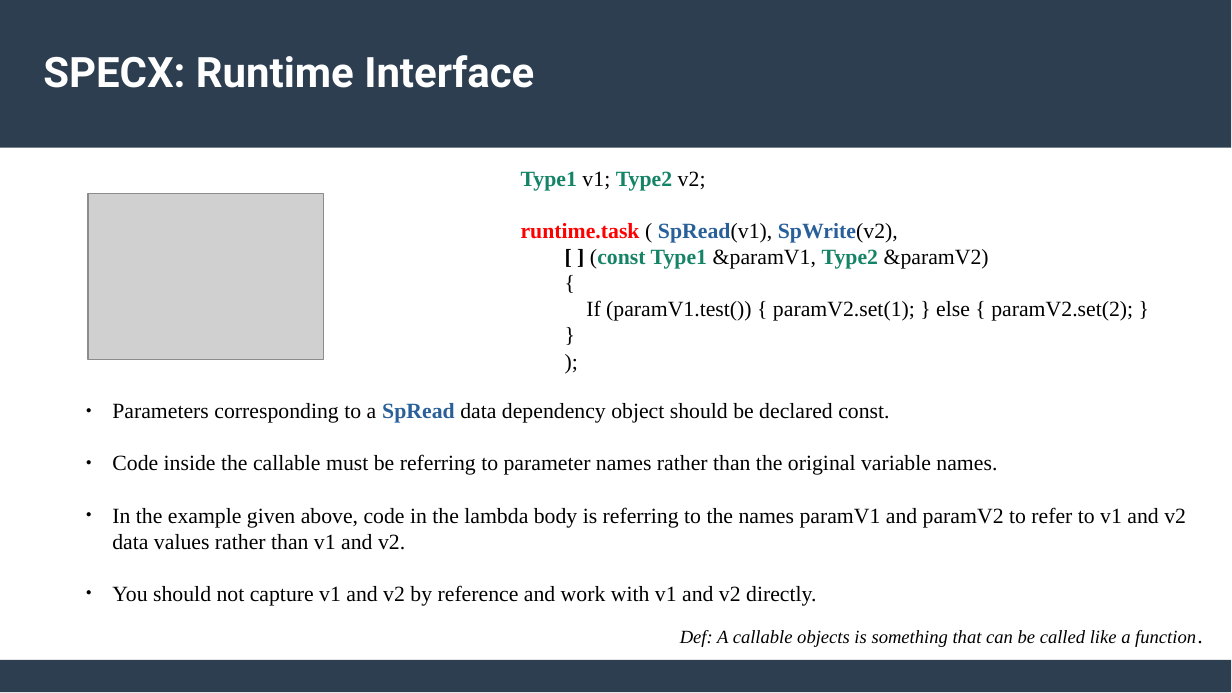
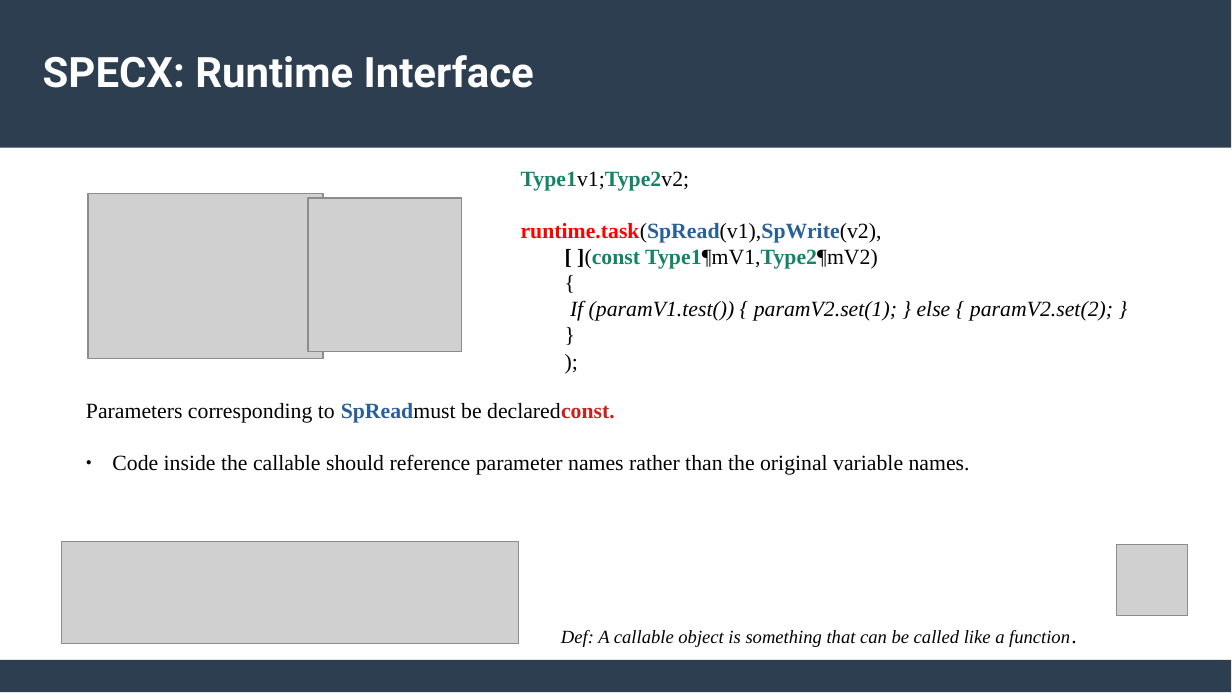
Before and after one commit to feelpp/parallel-programming, a slide deck: slide 7 of docs/modules/ROOT/assets/attachments/Session6_ParallelProgramming_Specx.pptx (slide 8 before the commit). Drawn at 1232x693 pixels with LibreOffice and Linux fonts; fonts in the diff are those of the drawing; grey boxes stand for pictures. Boxes give left, top, right and bottom in pixels: in the first picture for what was removed or moved away, otherwise in the second. Text is boxed around its words. In the diff, an @@ line names an element or a change of style, - is before the commit and + after.

```diff
--- a/docs/modules/ROOT/assets/attachments/Session6_ParallelProgramming_Specx.pptx
+++ b/docs/modules/ROOT/assets/attachments/Session6_ParallelProgramming_Specx.pptx
@@ text at (521, 171, 882, 269): text changed @@
-Type1 v1; Type2 v2;
-runtime.task ( SpRead(v1), SpWrite(v2),
-[ ] (const Type1 &paramV1, Type2 &paramV2)
+Type1v1;Type2v2;
+runtime.task(SpRead(v1),SpWrite(v2),
+[ ](const Type1¶mV1,Type2¶mV2)
@@ picture added at (309, 198, 463, 352) @@
@@ text at (570, 301, 1113, 321): italic on in "If (paramV1.test()) { paramV2.set(1); } else { ..." @@
@@ text at (86, 403, 970, 475): text changed @@
-● Parameters corresponding to a SpRead data dependency object should be declared const.
-● Code inside the callable must be referring to parameter names rather than the original variable names.
-● In the example given above, code in the lambda body is referring to the names paramV1 and paramV2 to refer to v1 and v2 data values rather than v1 and v2.
-● You should not capture v1 and v2 by reference and work with v1 and v2 directly.
+Parameters corresponding to SpReadmust be declaredconst.
+● Code inside the callable should reference parameter names rather than the original variable names.
@@ picture added at (61, 541, 520, 643) @@
@@ picture added at (1117, 544, 1188, 616) @@
@@ text at (561, 630, 1070, 647): text changed @@
-Def: A callable objects is something that can be called like a function.
+Def: A callable object is something that can be called like a function.
```
Also in this commit, not shown: 7 other slides changed, 4 slides added, 1 slide removed, 1 other file.
